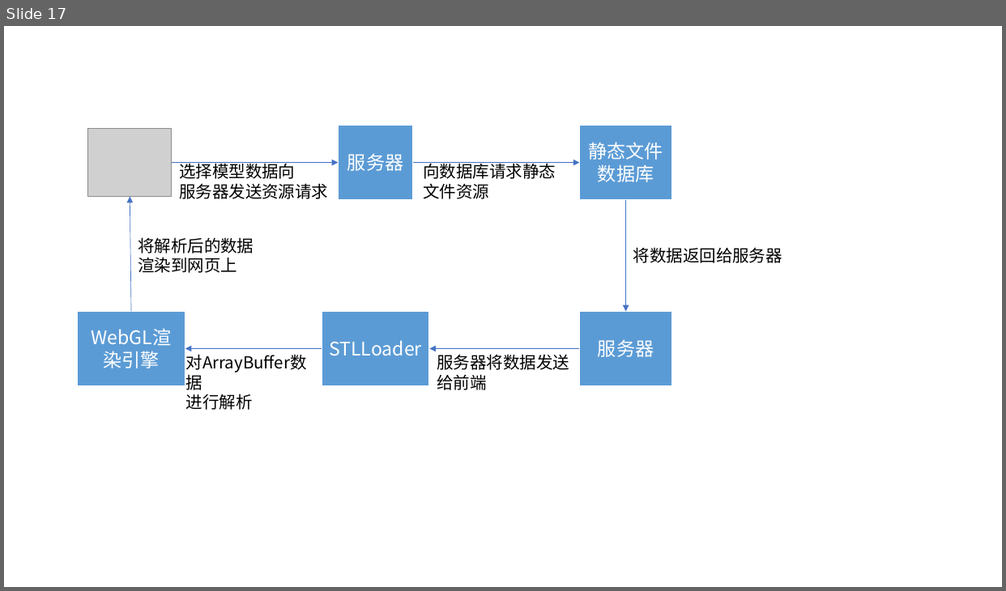
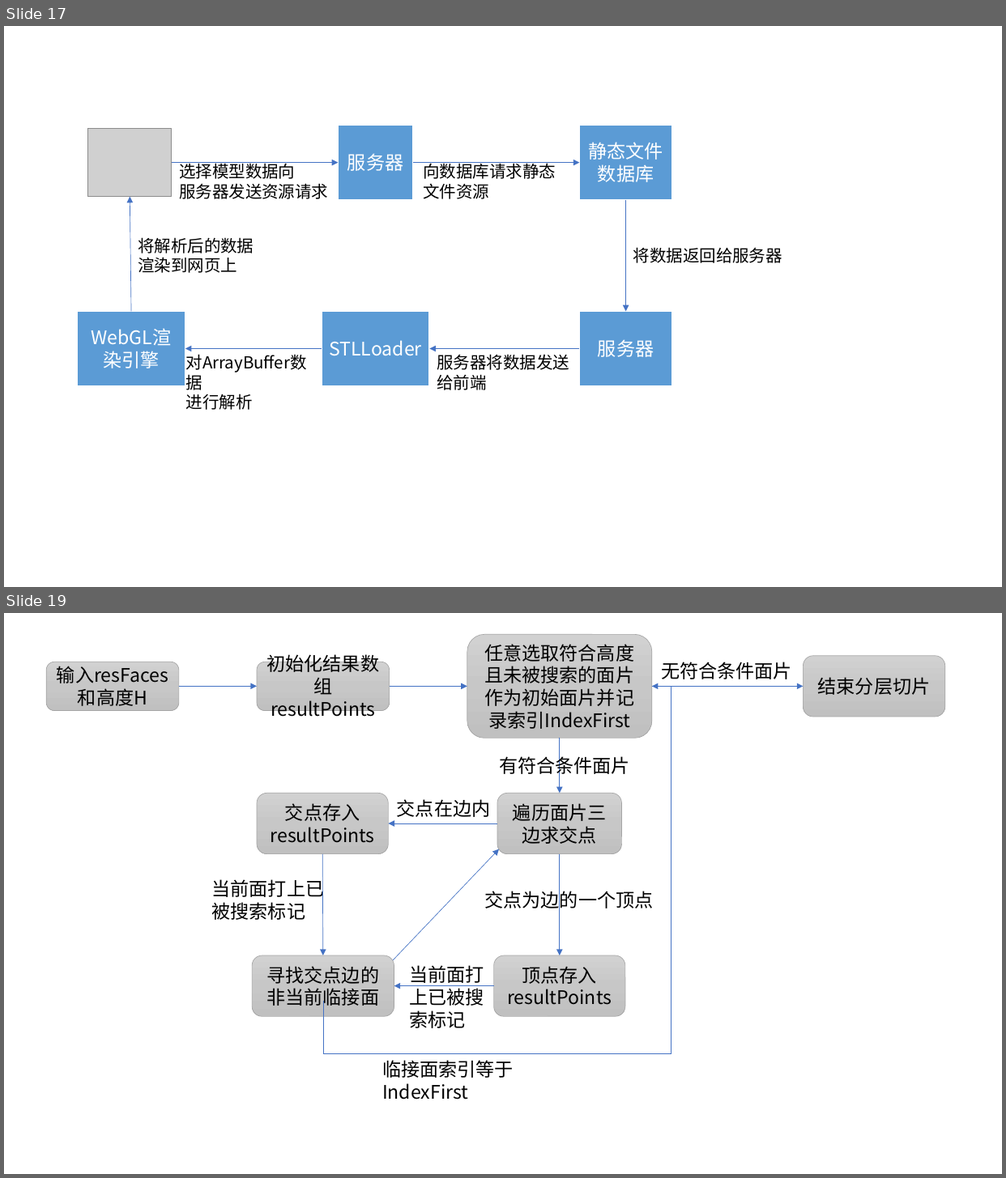
Before and after one commit to WutBottle/2021dissertation, a slide deck: 论文涉及图片.pptx. Shown one above the other, each under a label of ours: slide 17 before the commit, slides 17 and 19 after it; the slides between them are not shown. The pictures are 1006x591 and 1006x1178 pixels, drawn with LibreOffice and Linux fonts; fonts in the diff are those of the drawing; grey boxes stand for pictures. Boxes give left, top, right and bottom in pixels: in the first picture for what was removed or moved away, otherwise in the second. Text is boxed around its words. In the diff, an @@ line names an element or a change of style, - is before the commit and + after.

Commit message:
第三章切片分层模块

```diff
--- a/论文涉及图片.pptx
+++ b/论文涉及图片.pptx
@@ slide 19 added at [4,613,1002,1174], background #FFFFFF @@
@@ rounded rectangle added at [467,635,652,739], fill gradient #D2D2D2 to #C8C8C8 to #C0C0C0, outline #A5A5A5 0.5 pt, 18 pt, text #000000 @@
+任意选取符合高度且未被搜索的面片作为初始面片并记录索引IndexFirst
@@ rounded rectangle added at [803,656,946,717], fill gradient #D2D2D2 to #C8C8C8 to #C0C0C0, outline #A5A5A5 0.5 pt, 18 pt, text #000000 @@
+结束分层切片
@@ rounded rectangle added at [47,662,179,710], fill gradient #D2D2D2 to #C8C8C8 to #C0C0C0, outline #A5A5A5 0.5 pt, 18 pt, text #000000 @@
+输入resFaces和高度H
@@ rounded rectangle added at [257,662,390,710], fill gradient #D2D2D2 to #C8C8C8 to #C0C0C0, outline #A5A5A5 0.5 pt, 18 pt, text #000000 @@
+初始化结果数组resultPoints
@@ text added at [661,662,792,679], 18 pt, text #000000 @@
+无符合条件面片
@@ arrow added from (179, 687) to (257, 687), #4472C4 0.5 pt @@
@@ elbow arrow added from (323, 1002) to (652, 687), #4472C4 0.5 pt @@
@@ arrow added from (390, 687) to (467, 687), #4472C4 0.5 pt @@
@@ arrow added from (652, 687) to (803, 687), #4472C4 0.5 pt @@
@@ text added at [499,753,630,777], 18 pt, text #000000 @@
+有符合条件面片
@@ arrow added from (560, 738) to (560, 794), #4472C4 0.5 pt @@
@@ rounded rectangle added at [257,794,389,855], fill gradient #D2D2D2 to #C8C8C8 to #C0C0C0, outline #A5A5A5 0.5 pt, 18 pt, text #000000 @@
+交点存入resultPoints
@@ text added at [397,799,490,817], 18 pt, text #000000 @@
+交点在边内
@@ rounded rectangle added at [497,794,621,855], fill gradient #D2D2D2 to #C8C8C8 to #C0C0C0, outline #A5A5A5 0.5 pt, 18 pt, text #000000 @@
+遍历面片三边求交点
@@ arrow added from (497, 824) to (388, 824), #4472C4 0.5 pt @@
@@ arrow added from (323, 854) to (323, 956), #4472C4 0.5 pt @@
@@ arrow added from (392, 962) to (499, 850), #4472C4 0.5 pt @@
@@ arrow added from (560, 854) to (560, 956), #4472C4 0.5 pt @@
@@ text added at [212,877,325,920], 18 pt, text #000000 @@
+当前面打上已
+被搜索标记
@@ text added at [485,888,654,912], 18 pt, text #000000 @@
+交点为边的一个顶点
@@ rounded rectangle added at [252,956,394,1017], fill gradient #D2D2D2 to #C8C8C8 to #C0C0C0, outline #A5A5A5 0.5 pt, 18 pt, text #000000 @@
+寻找交点边的非当前临接面
@@ text added at [410,965,484,1029], 18 pt, text #000000 @@
+当前面打上已被搜索标记
@@ rounded rectangle added at [493,956,625,1017], fill gradient #D2D2D2 to #C8C8C8 to #C0C0C0, outline #A5A5A5 0.5 pt, 18 pt, text #000000 @@
+顶点存入resultPoints
@@ arrow added from (493, 986) to (394, 986), #4472C4 0.5 pt @@
@@ text added at [382,1060,513,1100], 18 pt, text #000000 @@
+临接面索引等于IndexFirst
```
Also in this commit, not shown: 2 other slides added, 1 other file.
